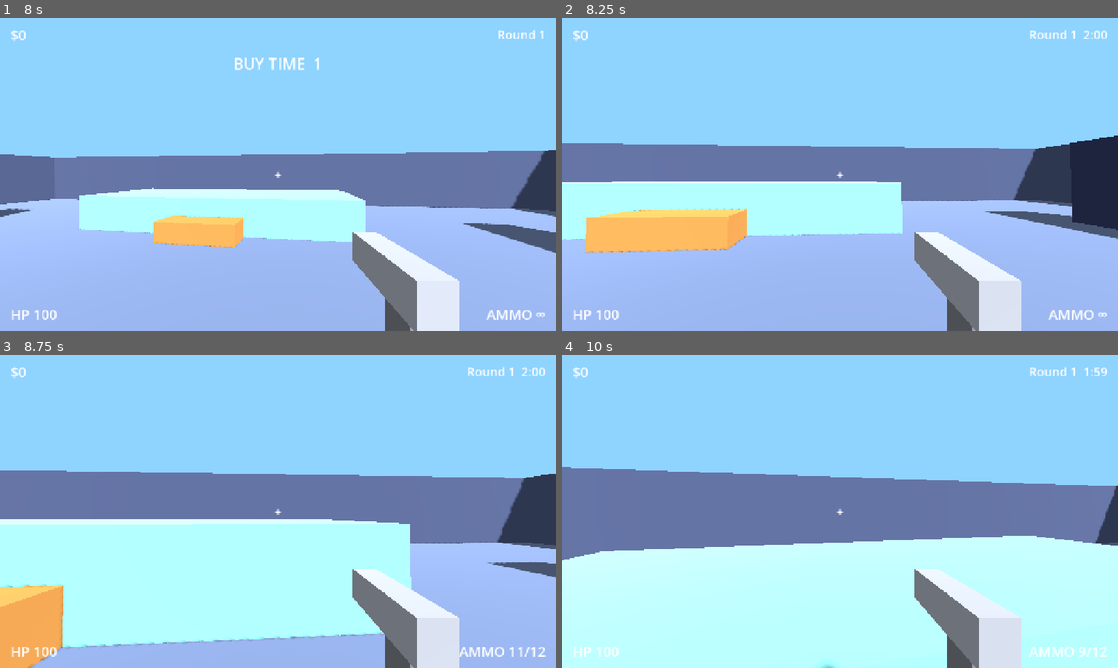
Above: before the commit, frames 1-4 (two rows, left to right).
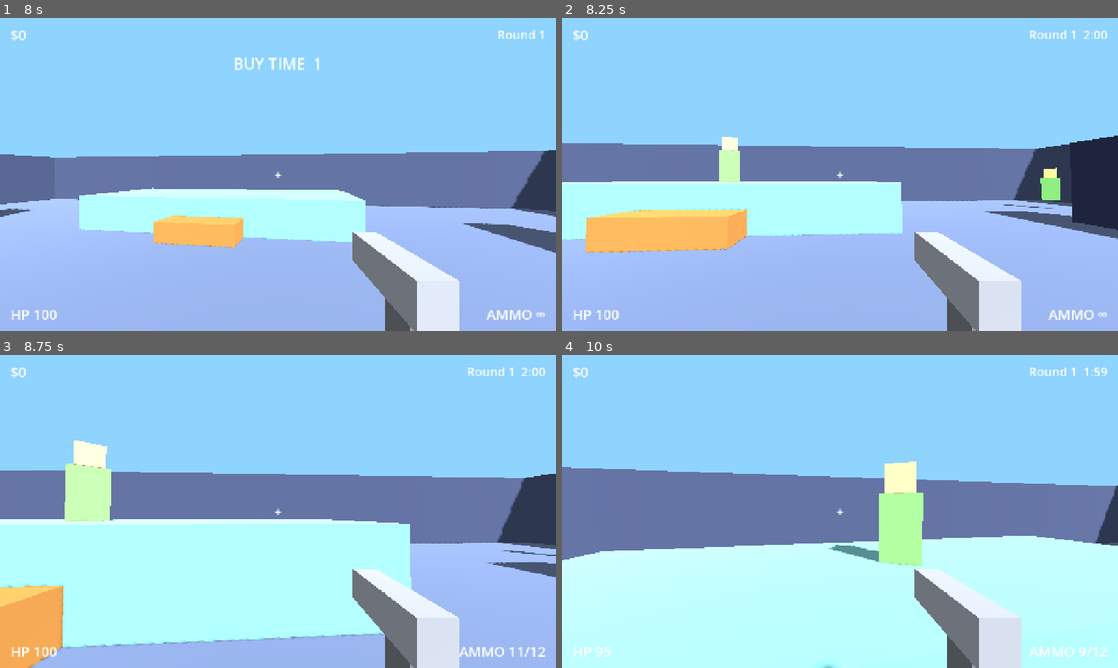
Above: after the commit, the same moments.

Repository: yeahlolnice/PixleShooterIdle
Game: Godot game, scene res://scenes/main.tscn
Same seed, same stepped clock (60 frames per second), same inputs: the game is played once before the commit and once after it.
Inputs (mouse positions are in pixels of both pictures, inside the frame that each line leads up to):
- Up to frame 1 (8 s): tap Enter at 0.5 s; move the mouse to (305, 174) at 0.52 s; press the mouse at (305, 174) at 0.53 s; hold W (move_forward) 0.53-5.78 s; tap Space (jump) at 0.77, 1.52, 3.02, 3.77, 4.52, 5.75, 6.02, 6.77, 7.52 s; move the mouse to (250, 174) at 1.27 s; release the mouse at (250, 174) at 1.28 s; tap T (chat) at 1.35, 6.6 s; click (250, 174) at 1.55 s; move the mouse to (289, 168) at 2.02 s; press the mouse at (289, 168) at 2.03 s; move the mouse to (272, 180) at 2.77 s; release the mouse at (272, 180) at 2.78 s; tap Shift at 2.85 s; click (272, 180) at 3.05 s; move the mouse to (316, 177) at 3.52 s; press the mouse at (316, 177) at 3.53 s; tap Alt at 3.6 s; move the mouse to (233, 171) at 4.27 s; release the mouse at (233, 171) at 4.28 s; tap Ctrl at 4.35 s; click (233, 171) at 4.55 s; move the mouse to (283, 174) at 5.02 s; press the mouse at (283, 174) at 5.03 s; tap 1 at 5.1 s; move the mouse to (255, 168) at 5.77 s; release the mouse at (255, 168) at 5.78 s; hold D (move_right) 5.78-6.53 s; click (255, 168) at 5.85 s; move the mouse to (305, 174) at 6.52 s; press the mouse at (305, 174) at 6.53 s; hold W (move_forward) from 6.53 s (still down); move the mouse to (250, 174) at 7.27 s; release the mouse at (250, 174) at 7.28 s; click (250, 174) at 7.35 s
- Up to frame 2 (8.25 s): keep holding W (move_forward); move the mouse to (851, 168) at 8.02 s; hold Shift from 8.03 s (still down)
- Up to frame 3 (8.75 s): keep holding W (move_forward); keep holding Shift; click (289, 505) at 8.3 s
- Up to frame 4 (10 s): move the mouse to (834, 517) at 8.77 s; release W (move_forward) at 8.78 s; release Shift at 8.78 s; hold A (move_left) 8.78-9.53 s; tap Alt at 8.85 s; tap Space (jump) at 9.02, 9.77 s; click (834, 517) at 9.05 s; move the mouse to (878, 514) at 9.52 s; press the mouse at (878, 514) at 9.53 s; hold W (move_forward) from 9.53 s (still down); tap Ctrl at 9.6 s

Frame 1 is identical in both runs. In frame 2, 0.8% of the frame differs, in the area x 28-90%, y 38-61%; in frame 3, 1.9%; in frame 4, 2.7%, in the area x 6-65%, y 34-97%.

Commit message:
TASK-007: wire BotSpawner into Main, fix Weapon->Bot hit contract, add prototype loop integration test and build notes
Co-Authored-By: Claude Sonnet 5.5 <noreply@anthropic.com>

Diff:
--- a/scenes/main.gd
+++ b/scenes/main.gd
@@ -13,6 +13,7 @@
 
 var tracker: MatchTracker
 var rounds: RoundController
+var spawner: BotSpawner
 
 
 func _ready() -> void:
@@ -36,6 +37,12 @@
 	rounds.tracker = tracker
 	add_child(rounds)
 	rounds.respawn_requested.connect(_respawn_player)
+	spawner = BotSpawner.new()
+	spawner.name = "BotSpawner"
+	spawner.target = player
+	add_child(spawner)
+	rounds.spawn_wave_requested.connect(_spawn_wave)
+	rounds.clear_bots_requested.connect(_clear_bots)
 	ui_layer.add_child(load("res://ui/hud/hud.tscn").instantiate())
 	var buy_menu: BuyMenu = load("res://ui/buy_menu/buy_menu.tscn").instantiate()
 	buy_menu.weapon_manager = player.get_node_or_null("WeaponManager")
@@ -47,3 +54,14 @@
 	if not arena.player_spawns.is_empty():
 		player.global_position = arena.player_spawns[randi() % arena.player_spawns.size()]
 	EventBus.player_spawned.emit(player)
+
+
+func _spawn_wave(count: int, _bot_types: Array) -> void:
+	# Spawner sizes the wave from arenas.json + extra slots; keep it in step with the controller.
+	spawner.spawn_wave(rounds.arena_id, count - int(DataRegistry.arena(rounds.arena_id).get("bots_per_wave", 0)))
+
+
+func _clear_bots() -> void:
+	for bot in spawner.get_children():
+		bot.queue_free()
+	spawner.reset_alive()
--- a/shooter/bots/bot_spawner.gd
+++ b/shooter/bots/bot_spawner.gd
@@ -54,3 +54,8 @@
 	_alive = maxi(0, _alive - 1)
 	if _alive == 0:
 		wave_cleared.emit()
+
+
+## Forget remaining bots (the caller frees them), e.g. at round end.
+func reset_alive() -> void:
+	_alive = 0
--- a/shooter/weapons/weapon.gd
+++ b/shooter/weapons/weapon.gd
@@ -207,10 +207,14 @@
 	result["position"] = ray["position"]
 	var collider: Object = ray["collider"]
 	if collider is Area3D:
-		var headshot := bool(collider.get_meta("headshot", false))
+		var headshot: bool = bool(collider.get_meta("headshot", false)) or collider.get_meta("hit_kind", "") == "head"
 		var damage := float(gun["damage"]) * (float(gun["headshot_mult"]) if headshot else 1.0)
 		result["headshot"] = headshot
 		result["damage"] = damage
+		var bot: Object = collider.get_meta("bot") if collider.has_meta("bot") else null
+		if bot and bot.has_method("take_hit"):  # Bot hitboxes: Bot applies the headshot multiplier itself
+			bot.take_hit("head" if headshot else "body", float(gun["damage"]), gun_id(), float(gun["headshot_mult"]))
+			return result
 		var target: Node = collider
 		while target and not target.has_method("apply_damage"):
 			target = target.get_parent()
--- /dev/null
+++ b/tests/integration/test_prototype_loop.gd
@@ -0,0 +1,67 @@
+extends GutTest
+## Phase 1 loop: freeze -> live -> shoot a bot in the head -> cash -> die -> gun reset.
+
+var main: Node3D
+
+
+func before_each() -> void:
+	GameState.new_game()
+	main = add_child_autofree(load("res://scenes/main.tscn").instantiate())
+	await wait_physics_frames(3)
+
+
+func _go_live() -> void:
+	var rounds: RoundController = main.rounds
+	assert_true(rounds.is_freeze(), "main starts in freeze time")
+	rounds.advance(rounds.time_left + 0.01)
+	assert_true(rounds.is_live())
+
+
+func test_kill_pays_expected_cash_then_death_resets_gun() -> void:
+	_go_live()
+	var spawner: BotSpawner = main.spawner
+	assert_gt(spawner.get_child_count(), 0, "live round spawned bots")
+	var player: Player = main.player
+	var wm: WeaponManager = player.get_node("WeaponManager")
+	var weapon: Weapon = wm.weapon
+	weapon.set_modifier("spread_mult", 0.0)
+	weapon.set_modifier("recoil_mult", 0.0)
+
+	var bot: Bot = spawner.get_child(0)
+	bot.set_physics_process(false)
+	var cam: Camera3D = player.get_node("Head/Camera3D")
+	cam.make_current()
+	var head: Node3D = bot.get_node("Head")
+	bot.global_position = cam.global_position + Vector3(0, 0, -6) - Vector3(0, 1.45, 0)
+	cam.look_at(head.global_position)
+	await wait_physics_frames(2)
+
+	var cash_before: float = GameState.cash
+	var expected: float = main.tracker.kill_value(true, bot.bot_id)
+	var shots := 0
+	while not bot.is_dead() and shots < 20:
+		weapon.tick(5.0)
+		weapon.ammo = weapon.mag_size()
+		weapon.try_fire()
+		shots += 1
+	assert_true(bot.is_dead(), "bot died from head shots (%d shots)" % shots)
+	assert_almost_eq(GameState.cash - cash_before, expected, 0.001, "cash rose by Economy amount")
+	assert_eq(GameState.kills, 1)
+	assert_eq(main.tracker.streak, 1)
+
+	# Buy a better gun, then die: gun and streak reset, cash stays.
+	var better: String = ""
+	for g in DataRegistry.guns():
+		if g["id"] != DataRegistry.starter_gun_id():
+			better = g["id"]
+			break
+	if better != "":
+		wm.equip(better)
+		GameState.equipped_gun_id = better
+	var cash_after: float = GameState.cash
+	player.die(null)
+	await wait_physics_frames(1)
+	assert_eq(wm.weapon.gun_id(), DataRegistry.starter_gun_id(), "gun reset to starter")
+	assert_eq(GameState.equipped_gun_id, DataRegistry.starter_gun_id())
+	assert_eq(main.tracker.streak, 0)
+	assert_almost_eq(GameState.cash, cash_after, 0.001, "death keeps cash")
Not shown, added: tests/integration/test_prototype_loop.gd.uid
Not shown, changed: docs/BUILD_NOTES.md
